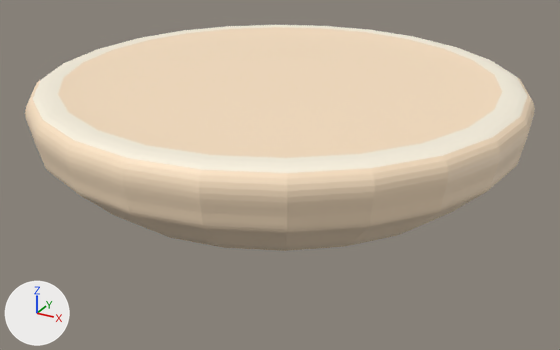
A saved change to the Blender file Assets/Models/Hex.blend.
Rendered twice from a camera (50 mm lens) standing at (1.296, -2.357, 0.868) and looking at (0.01, -0.019, -0.301). The axes (+X, +Y, +Z) are drawn at lower left. The lights are the same throughout.

Script lines for the objects in view, before the commit:
```python
me_cylinder = bpy.data.meshes.new('Cylinder')
me_cylinder.from_pydata(...)  # 48 vertices, 44 faces; spans x -0.92..0.92, y -0.38..0.08, z -1.07..1.07
# faces by material slot: [38, 6]
me_cylinder.materials.append(mat_hexmat)  # beige #ffe6c6
me_cylinder.materials.append(mat_road)  # white #fff7e4
# before: 36 (0.0, -0.13, -0.98), 37 (0.85, -0.13, -0.49), 38 (0.85, -0.13, 0.49), 39 (0.0, -0.13, 0.98), 40 (-0.85, -0.13, 0.49)
# before: 41 (-0.85, -0.13, -0.49), 42 (0.0, -0.38, -0.71), 43 (0.62, -0.38, -0.36), 44 (0.62, -0.38, 0.36), 45 (0.0, -0.38, 0.71)
# before: 46 (-0.62, -0.38, 0.36), 47 (-0.62, -0.38, -0.36)
ob_hex = bpy.data.objects.new('Hex', me_cylinder)
ob_hex.location = (0.0, 0.0, 0.0)
ob_hex.rotation_euler = (1.571, 0.0, 0.0)  # degrees (90, 0, 0)
_m = ob_hex.modifiers.new('Subdivision', 'SUBSURF')
_m.levels = 0
```
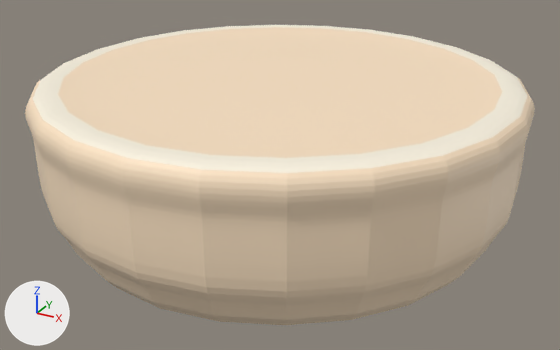
The change, as a diff of the scene's bpy script:
```diff
--- a/Assets/Models/Hex.blend.py
+++ b/Assets/Models/Hex.blend.py
@@ me_cylinder @@
 me_cylinder.from_pydata(...)  # 48 vertices, 44 faces; spans x -0.92..0.92, y -0.38..0.08, z -1.07..1.07
 # used by ob_hex; location = (0.0, 0.0, 0.0); rotation_euler = (1.571, 0.0, 0.0), in degrees (90, 0, 0)
 # verts and faces of me_cylinder; kept vertices keep their numbers, new ones are numbered from 48
+# me_cylinder part 1
+delete_faces([(42, 43, 44, 45, 46, 47)])
+verts[36] = (0.0, -0.32, -1.04)  # moved
+verts[37] = (0.9, -0.32, -0.52)  # moved
+verts[38] = (0.9, -0.32, 0.52)  # moved
+verts[39] = (0.0, -0.32, 1.04)  # moved
+verts[40] = (-0.9, -0.32, 0.52)  # moved
+verts[41] = (-0.9, -0.32, -0.52)  # moved
+verts[42] = (0.0, -0.34, -0.98)  # moved
+verts[43] = (0.85, -0.34, -0.49)  # moved
+verts[44] = (0.85, -0.34, 0.49)  # moved
+verts[45] = (0.0, -0.34, 0.98)  # moved
+verts[46] = (-0.85, -0.34, 0.49)  # moved
+verts[47] = (-0.85, -0.34, -0.49)  # moved
+verts[48] = (0.0, -0.6, -0.9)
+verts[49] = (0.78, -0.6, -0.45)
+verts[50] = (0.78, -0.6, 0.45)
+verts[51] = (0.0, -0.6, 0.9)
+verts[52] = (-0.78, -0.6, 0.45)
+verts[53] = (-0.78, -0.6, -0.45)
+faces += [(42, 48, 53, 47), (48, 49, 50, 51, 52, 53), (46, 47, 53, 52), (45, 46, 52, 51), (44, 45, 51, 50), (43, 44, 50, 49)]  # mat_hexmat (beige #ffe6c6)
+faces += [(42, 43, 49, 48)]  # mat_hexmat (beige #ffe6c6)
 me_cylinder.materials.append(mat_hexmat)
```

What differs and where, as boxes [x1, y1, x2, y2] in the pictures (560 x 350 px):
'Hex', reshaped (33% taller): before [25, 25, 535, 251]; after [25, 25, 535, 325]
part 1 of me_cylinder, built on: before [103, 204, 465, 251]; after [55, 219, 509, 325]
